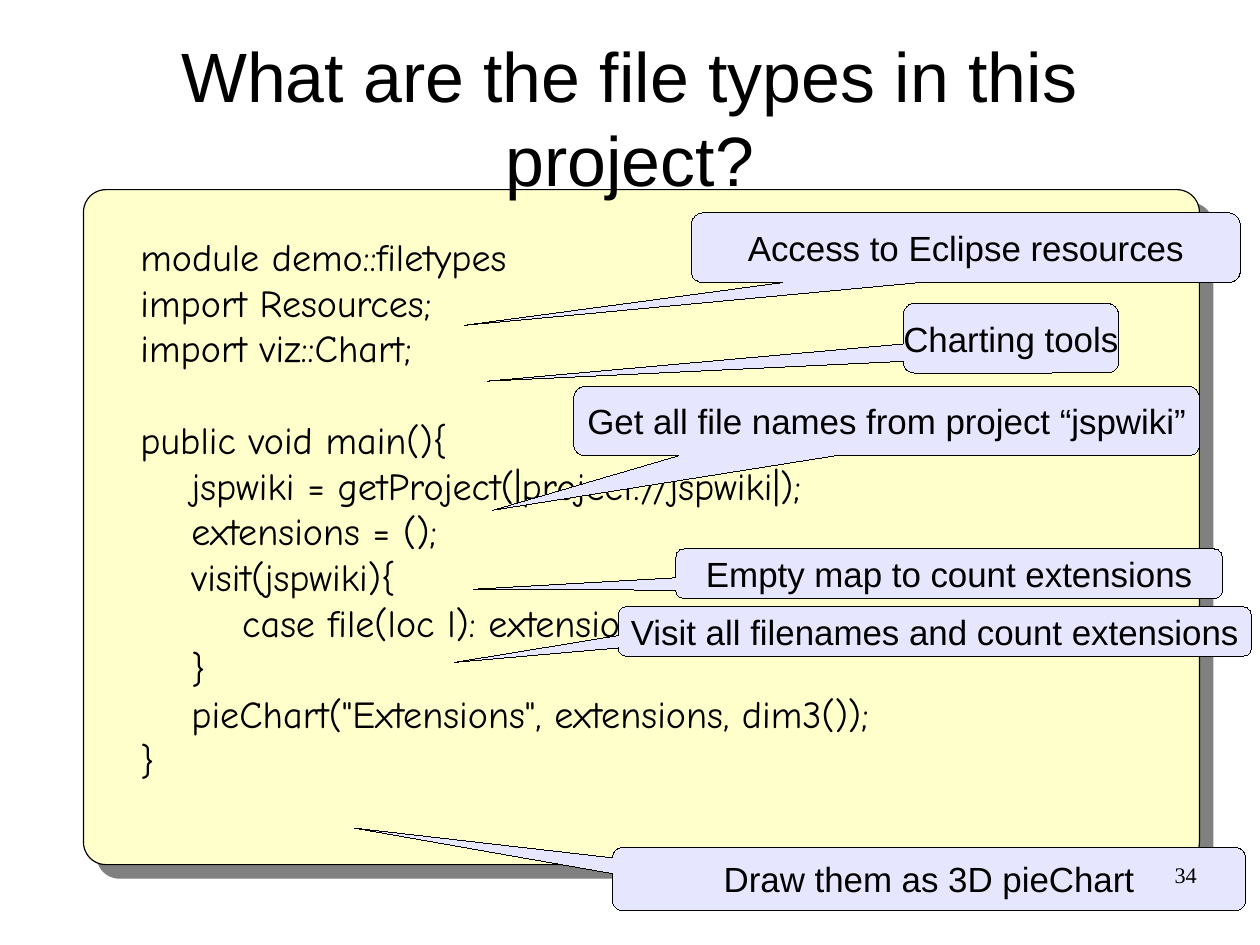
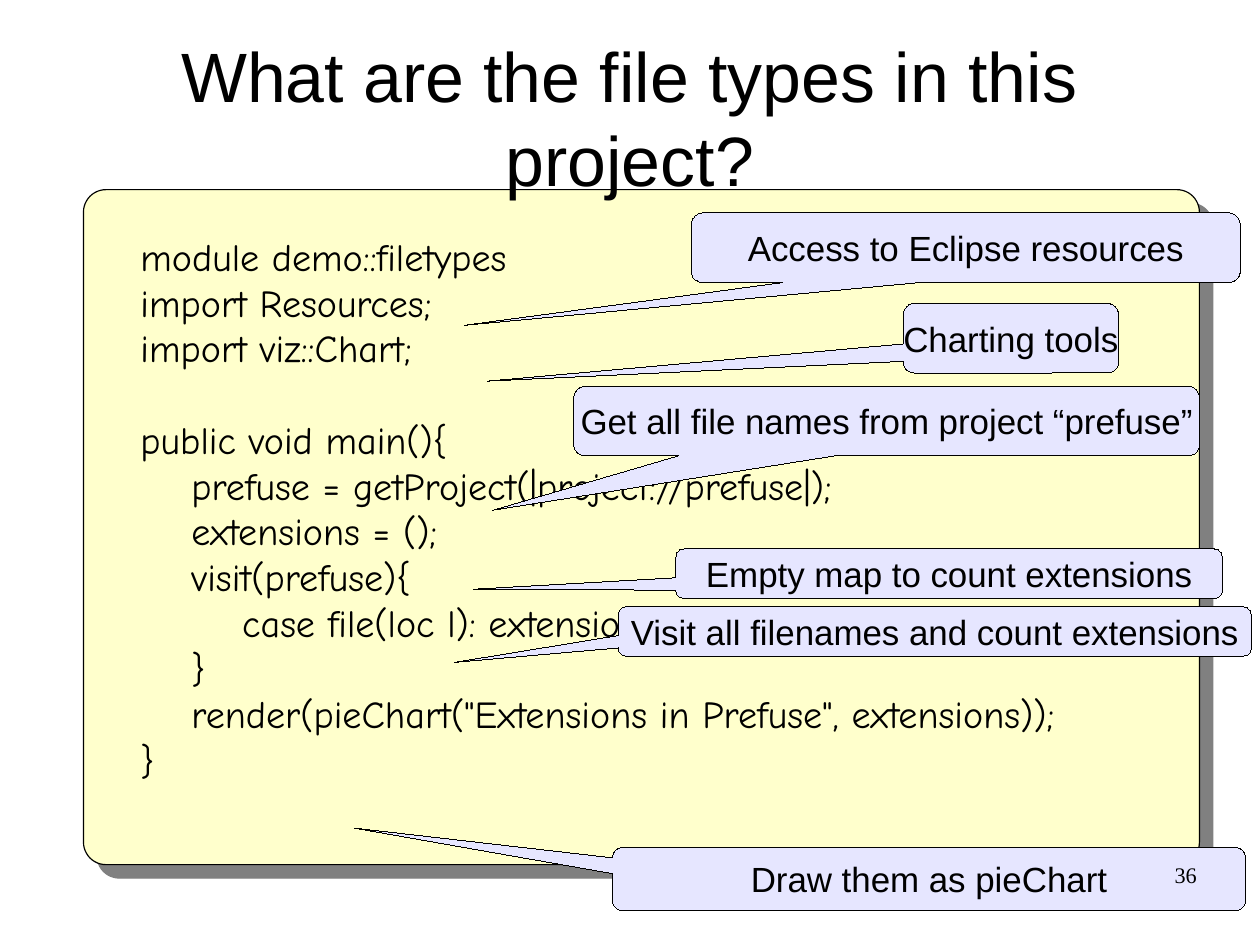
Before and after one commit to cwi-swat/meta-environment, a slide deck: slide 36 of meta-doc/analysis/rascal-slides/rascal-ou.odp (slide 34 before the commit). Drawn at 1260x945 pixels with LibreOffice and Linux fonts; fonts in the diff are those of the drawing; background and template pictures are left out. Boxes give left, top, right and bottom in pixels: in the first picture for what was removed or moved away, otherwise in the second. Text is boxed around its words. In the diff, an @@ line names an element or a change of style, - is before the commit and + after.

```diff
--- a/meta-doc/analysis/rascal-slides/rascal-ou.odp
+++ b/meta-doc/analysis/rascal-slides/rascal-ou.odp
@@ text in rounded speech box at (581, 408, 1192, 441): text changed @@
-Get all file names from project “jspwiki”
+Get all file names from project “prefuse”
@@ text at (191, 467, 832, 511): text changed @@
-jspwiki = getProject(|project://jspwiki|);
+prefuse = getProject(|project://prefuse|);
@@ text at (191, 560, 410, 599): text changed @@
-visit(jspwiki){
+visit(prefuse){
@@ text at (191, 698, 1055, 736): text changed @@
-pieChart("Extensions", extensions, dim3());
+render(pieChart("Extensions in Prefuse", extensions));
@@ text in rounded speech box at (751, 866, 1107, 899): text changed @@
-Draw them as 3D pieChart
+Draw them as pieChart
@@ page number at (1175, 868, 1197, 884): text changed @@
-34
+36
```
Also in this commit, not shown: 7 other slides changed, 10 slides added, 2 other files.
